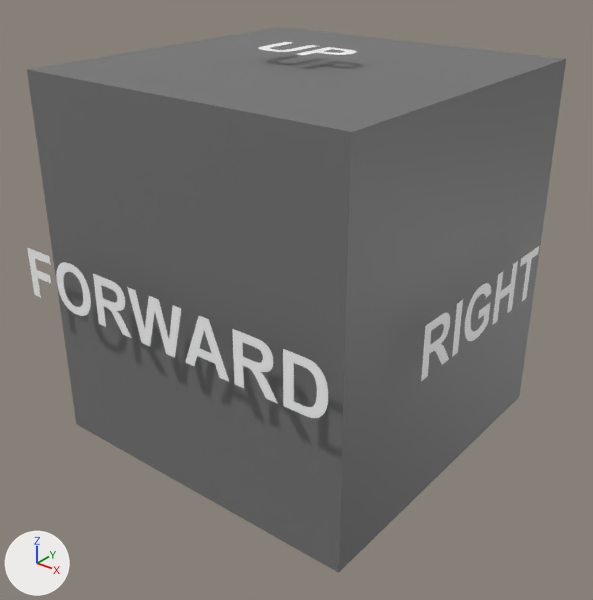
The glTF model assets/models/animated/animated_camera_and_light.glb, before and after one commit.
The view is the same before and after, from a 50 mm lens placed at (3.8, -4.85, 2.57), pointed at (0.13, -0.27, -0.27). Lighting does not change. The marker at lower left points along +X, +Y and +Z. The older version comes first.

The first picture shows 'Cube', 'TextForward', 'TextRight', 'TextUp'.
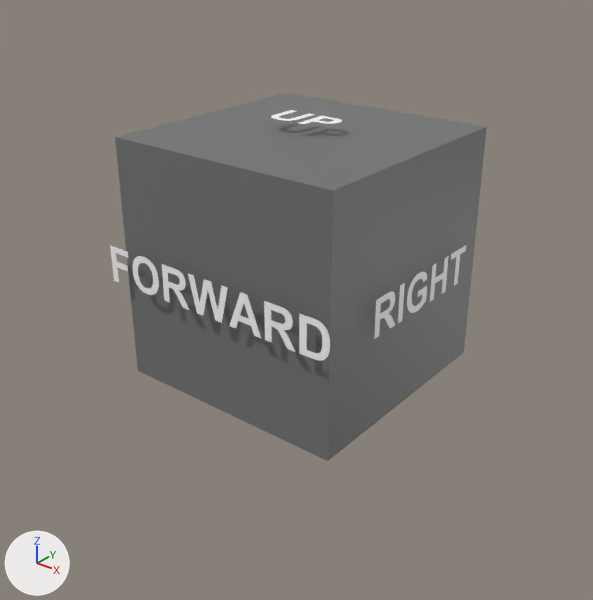
Commit message: Re-scaled cube to be two units, centred on zero.

What differs and where, as boxes (x1, y1, x2, y2) in the pictures (593 x 600 px):
'Cube', rescaled (31% narrower, 33% shorter)
    before: (27, 27, 566, 573)
    after: (115, 93, 487, 461)
'TextForward', moved, rescaled (27% narrower, 32% shorter)
    before: (27, 248, 328, 418)
    after: (110, 245, 330, 361)
'TextRight', moved, rescaled (22% narrower, 30% shorter)
    before: (421, 246, 539, 381)
    after: (374, 245, 466, 339)
'TextUp', moved, rescaled (27% narrower, 7% taller)
    before: (259, 42, 357, 55)
    after: (271, 110, 342, 124)

Diff of the bpy script that builds the scene:
```diff
--- a/assets/models/animated/animated_camera_and_light.glb.py
+++ b/assets/models/animated/animated_camera_and_light.glb.py
@@ ob_cube @@
 ob_cube.location = (0.0, 0.0, 0.0)
-ob_cube.scale = (1.4, 1.4, 1.5)
@@ ob_textforward @@
 ob_textforward = bpy.data.objects.new('TextForward', me_textcomponentforward)
-ob_textforward.location = (0.0, -1.6, 0.0)
+ob_textforward.location = (0.0, -1.1, 0.0)
 ob_textforward.rotation_euler = (1.571, 0.0, 0.0)  # degrees (90, 0, 0)
-ob_textforward.scale = (0.8, 0.8, 0.8)
+ob_textforward.scale = (0.6, 0.6, 0.6)
@@ ob_textright @@
 ob_textright = bpy.data.objects.new('TextRight', me_textcomponentright)
-ob_textright.location = (1.6, 0.0, 0.0)
+ob_textright.location = (1.1, 0.0, 0.0)
 ob_textright.rotation_euler = (1.571, 0.0, 1.571)  # degrees (90, 0, 90)
-ob_textright.scale = (0.8, 0.8, 0.8)
+ob_textright.scale = (0.6, 0.6, 0.6)
@@ ob_textup @@
 ob_textup = bpy.data.objects.new('TextUp', me_textcomponentup)
-ob_textup.location = (0.0, 0.0, 1.6)
-ob_textup.scale = (0.8, 0.8, 0.8)
+ob_textup.location = (0.0, 0.0, 1.1)
+ob_textup.scale = (0.6, 0.6, 0.6)
```
